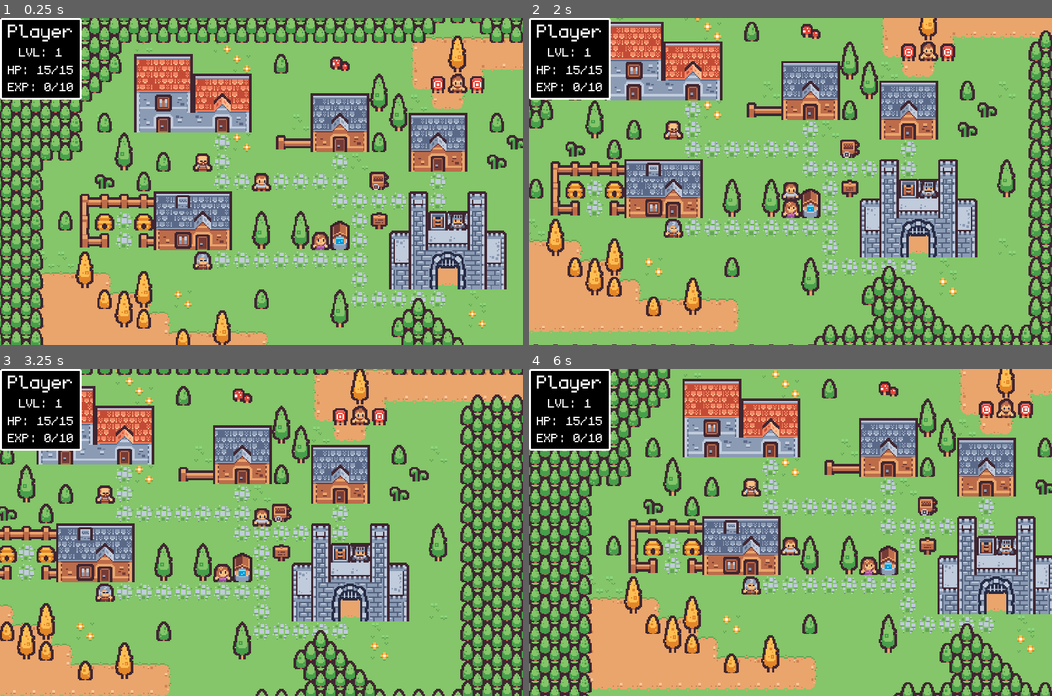
Above: before the commit, frames 1-4 (two rows, left to right).
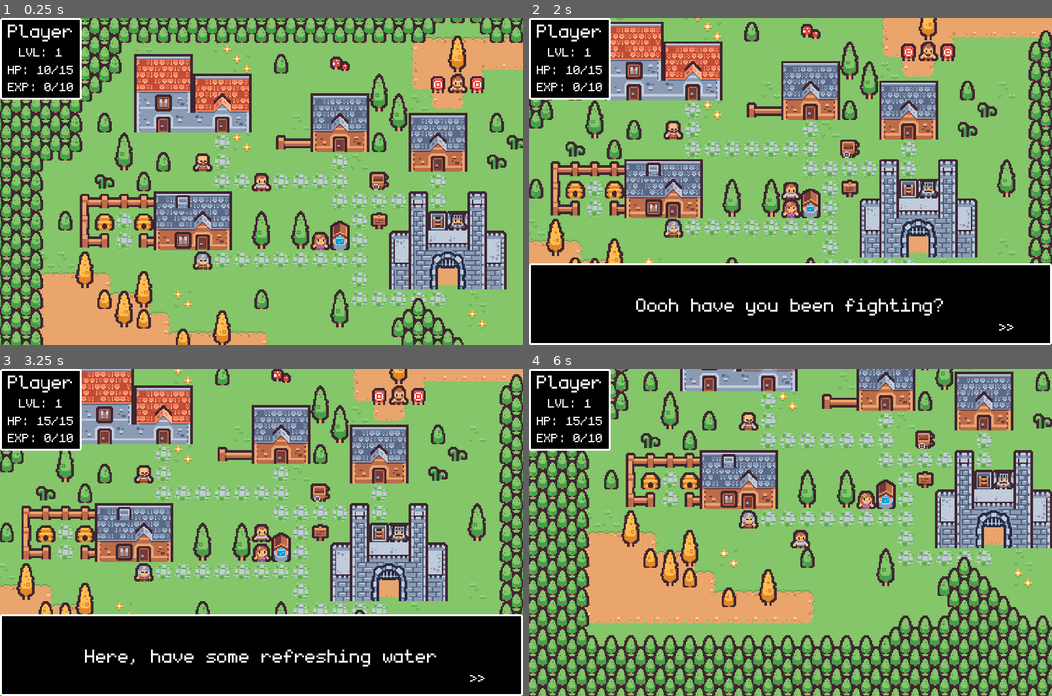
Above: after the commit, the same moments.

Repository: Teeohbee/TinyTown
Game: Godot game, scene res://scenes/world.tscn
Same seed, same stepped clock (60 frames per second), same inputs: the game is played once before the commit and once after it.
Inputs:
- Up to frame 1 (0.25 s): no input
- Up to frame 2 (2 s): tap Enter (ui_accept) at 0.5, 0.77, 1.52 s; hold Right (ui_right) 0.53-1.28 s; hold Down (ui_down) from 1.28 s (still down)
- Up to frame 3 (3.25 s): release Down (ui_down) at 2.03 s; hold Right (ui_right) 2.03-2.78 s; hold Up (ui_up) from 2.78 s (still down); tap Enter (ui_accept) at 3.02 s
- Up to frame 4 (6 s): release Up (ui_up) at 3.53 s; hold Left (ui_left) 3.53-5.03 s; tap Enter (ui_accept) at 3.77, 4.52 s; hold Down (ui_down) 5.03-5.78 s; hold Right (ui_right) from 5.78 s (still down)

The runs differ from the first frame. In frame 1, less than 0.1% of the frame differs, in the area x 8-63%, y 14-67%; in frame 2, 25%; in frame 3, 68%, in the area x 0-100%, y 0-100%; in frame 4, 67%.

Commit message:
Add maiden to the world - The maiden can heal the player

Diff:
--- a/scenes/world.tscn
+++ b/scenes/world.tscn
@@ -1,10 +1,11 @@
-[gd_scene load_steps=15 format=3 uid="uid://be63leund0pj2"]
+[gd_scene load_steps=16 format=3 uid="uid://be63leund0pj2"]
 
 [ext_resource type="TileSet" uid="uid://bg4uure4klx0u" path="res://resources/tileset.tres" id="1_dxdsk"]
 [ext_resource type="Script" path="res://scripts/player.gd" id="2_lgq7e"]
 [ext_resource type="Texture2D" uid="uid://vyj0k0g0aq23" path="res://assets/dungeon_tilemap.png" id="3_fuldo"]
 [ext_resource type="PackedScene" uid="uid://bm2ho1y5wwh02" path="res://scenes/camera.tscn" id="4_dy3cl"]
 [ext_resource type="Script" path="res://scripts/granny.gd" id="5_2b8en"]
+[ext_resource type="Script" path="res://scripts/maiden.gd" id="6_bir44"]
 
 [sub_resource type="RectangleShape2D" id="RectangleShape2D_1ja7i"]
 size = Vector2(32, 8)
@@ -119,7 +120,7 @@
 layer_1/tile_data = PackedInt32Array(1048609, 524288, 6, 1048610, 589824, 6, 1048614, 262144, 2, 917543, 262144, 0, 983 …(52071 unchanged characters)…
 layer_2/name = "NPCs"
 layer_2/z_index = 2
-layer_2/tile_data = PackedInt32Array(1310762, 65537, 8, 1376291, 196609, 8, 1114141, 131073, 7, 852010, 262145, 7)
+layer_2/tile_data = PackedInt32Array(1310762, 65537, 8, 1114141, 131073, 7, 852010, 262145, 7)
 
 [node name="DungeonEntrance" type="Area2D" parent="TileMap"]
 
@@ -162,4 +163,17 @@
 [node name="CollisionShape2D" type="CollisionShape2D" parent="Granny"]
 shape = SubResource("RectangleShape2D_8kmt6")
 
+[node name="Maiden" type="StaticBody2D" parent="." groups=["npc"]]
+position = Vector2(568, 344)
+script = ExtResource("6_bir44")
+
+[node name="Sprite2D" type="Sprite2D" parent="Maiden"]
+texture = ExtResource("3_fuldo")
+region_enabled = true
+region_rect = Rect2(48, 128, 16, 16)
+
+[node name="CollisionShape2D" type="CollisionShape2D" parent="Maiden"]
+shape = SubResource("RectangleShape2D_8kmt6")
+
 [connection signal="area_entered" from="TileMap/DungeonEntrance" to="Player" method="_on_dungeon_entrance_area_entered"]
+[connection signal="player_healed" from="Maiden" to="Player" method="_on_maiden_player_healed"]
--- /dev/null
+++ b/scripts/maiden.gd
@@ -0,0 +1,22 @@
+extends StaticBody2D
+
+signal player_healed
+
+const NOT_HURT_DIALOGUE = [
+	"Hello, this water is so refreshing",
+	"if ever you're tired and need to freshen",
+	"up, come back and talk to me",
+]
+
+const HURT_DIALOGUE = [
+	"Oooh have you been fighting?",
+	"Here, have some refreshing water",
+]
+
+
+# Returns the dialogue for this character
+func dialogue():
+	if PlayerState.health < PlayerState.max_health:
+		emit_signal("player_healed")
+		return HURT_DIALOGUE
+	return NOT_HURT_DIALOGUE
--- a/scripts/player.gd
+++ b/scripts/player.gd
@@ -30,6 +30,7 @@
 
 # Called every frame. 'delta' is the elapsed time since the previous frame.
 func _process(_delta):
+	print($Camera/CanvasLayer/DialoguePanel.visible)
 	handle_movement()
 	if Input.is_action_just_pressed("ui_focus_next"):
 		SceneTransition.change_scene_to_file(BATTLE_SCENE_PATH)
@@ -104,3 +105,9 @@
 func _on_dungeon_exit_area_entered(_area):
 	SceneTransition.change_scene_to_file("res://scenes/world.tscn")
 	PlayerState.last_position[self.get_parent().name] = Vector2(position.x, position.y + 12)
+
+
+func _on_maiden_player_healed():
+	await self.text_box_closed
+	PlayerState.health = PlayerState.max_health
+	$Camera.update_player_hud()
--- a/scripts/player_state.gd
+++ b/scripts/player_state.gd
@@ -5,7 +5,7 @@
 @export var reset_position = Vector2(520, 296)
 @export var last_position = {}
 @export var enemy_name = "cyclops"
-@export var health = 15
+@export var health = 10
 @export var max_health = 15
 @export var damage = 5
 @export var quest_status = QuestStatuses.NOT_STARTED
